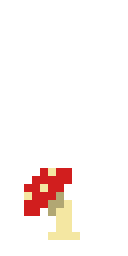
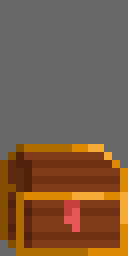
Layered file, before and after one edit (128 x 256). Changes by layer:
painted on "Layer 18" over [0, 144, 128, 256]
hid group "mushies" (12 layers) over [16, 152, 104, 248]
hid "Layer 15", moved it into group "red" over [24, 168, 80, 240]
showed "Background" over [0, 0, 128, 256]
